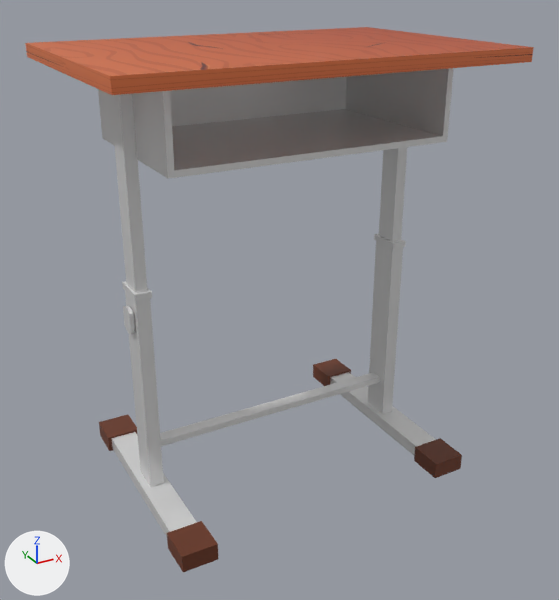
An edit to the Blender file Assets/_Project/Arts/3D Model/Assets/Meja/Meja 3/Meja 3.blend, drawn before and after from the same camera.
Rendered twice from a 50 mm lens placed at (-0.607, -1.124, 0.894), pointed at (0.0, -0.022, 0.343). Every picture has the same lights, and +X, +Y and +Z are marked at lower left.

The first picture shows 'Alas Meja', 'Kaki Meja', 'Kolong Meja'.
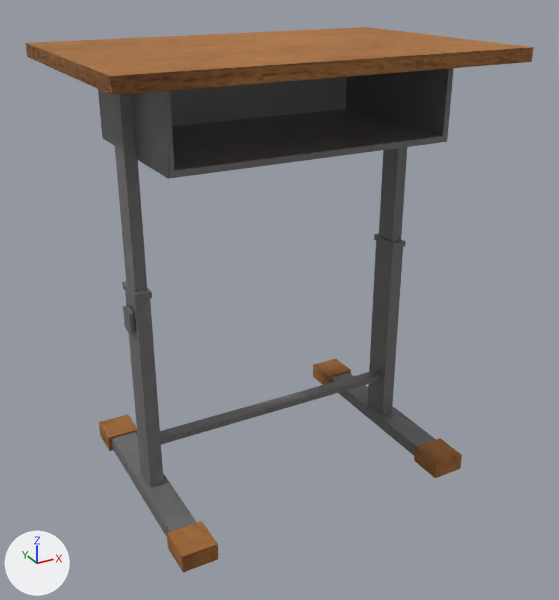
Patch to the scene script:
```diff
--- a/Assets/_Project/Arts/3D Model/Assets/Meja/Meja 3/Meja 3.blend.py
+++ b/Assets/_Project/Arts/3D Model/Assets/Meja/Meja 3/Meja 3.blend.py
@@ mat_maincolor @@
+mat_maincolor = bpy.data.materials.new('MainColor')
+# uses the picture img_school_chair_maincolor_basecolor_jpg
+# uses the picture img_school_chair_maincolor_height_jpg
+# uses the picture img_school_chair_maincolor_metallic_jpg
+# uses the picture img_school_chair_maincolor_normal_jpg
+# uses the picture img_school_chair_maincolor_roughness_jpg
@@ mat_wood @@
+mat_wood = bpy.data.materials.new('Wood')
+# uses the picture img_school_chair_wood_basecolor_jpg_002
+# uses the picture img_school_chair_wood_height_jpg_002
+# uses the picture img_school_chair_wood_metallic_jpg_002
+# uses the picture img_school_chair_wood_normal_jpg_002
+# uses the picture img_school_chair_wood_roughness_jpg_002
@@ me_cube_001 @@
 me_cube_001.from_pydata(...)  # 8 vertices, 6 faces; spans x -0.6..0.6, y -0.4..0.4, z -0.76..0.76
-me_cube_001.materials.append(mat_kayu)
+me_cube_001.materials.append(mat_wood)
@@ me_cube_003 @@
 me_cube_003.from_pydata(...)  # 172 vertices, 162 faces; spans x -0.57..0.57, y -0.44..0.44, z -0.48..1.03
-me_cube_003.materials.append(mat_besi)  # white #e7e7e7
-me_cube_003.materials.append(mat_alas)  # brown #6a351e
+me_cube_003.materials.append(mat_maincolor)
+me_cube_003.materials.append(mat_wood)
@@ me_plane @@
 # used by ob_kolong_meja; parent = ob_meja_handler; location = (0.0, 0.0, 1.375)
-me_plane.from_pydata(...)  # 8 vertices, 4 faces; spans x -0.485..0.485, y -0.297..0.297, z -0.13..0.13
+me_plane.from_pydata(...)  # 16 vertices, 14 faces; spans x -0.485..0.485, y -0.297..0.297, z -0.13..0.13
+# me_plane part 1
+# 4 faces are deleted
+# 8 vertices are added at x -0.465..0.465, y -0.297..0.277, z -0.11..0.13
+# 14 new faces join them
+# me_plane part 2: 4 faces spanning x -0.485..0.485, y -0.297..0.297, z -0.13..0.13 switch from mat_besi (white #e7e7e7) to mat_maincolor
@@ ob_kolong_meja @@
 ob_kolong_meja.location = (0.0, 0.0, 1.375)
-_m = ob_kolong_meja.modifiers.new('Solidify', 'SOLIDIFY')
-_m.thickness = 0.02
-_m.offset = 1.0
-_m.use_even_offset = True
+_m = ob_kolong_meja.modifiers.new('Triangulate', 'TRIANGULATE')
```

Where the change shows, as pixel boxes [x1, y1, x2, y2] in the pictures (559 x 600 px):
'Kaki Meja', recoloured
    both: [99, 94, 462, 572]
'Alas Meja', recoloured (orange to brown)
    both: [25, 27, 534, 95]
part 1 of me_plane, built on (black)
    after: [163, 68, 454, 179]
part 2 of me_plane, recoloured
    before: [98, 68, 454, 179]
    after: [98, 89, 168, 178]
